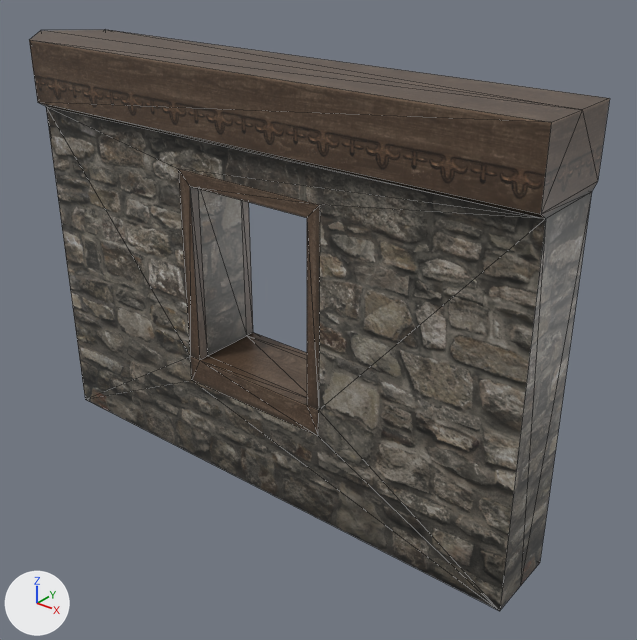
An edit to the COLLADA model run directory/Data/Walls/House_Stone_Wall_Window_Upper.dae, drawn before and after from the same camera.
Rendered twice from a 50 mm lens placed at (0.0169, -0.0416, 0.0395), pointed at (-0.0178, 0.0018, 0.0126). Lighting does not change. The marker at lower left points along +X, +Y and +Z. Mesh edges are drawn as thin lines.

Script lines for the objects in view, before the commit:
```python
me_stonewindow_uppermesh = bpy.data.meshes.new('StoneWindow_UpperMesh')
me_stonewindow_uppermesh.from_pydata(...)  # 52 vertices, 104 faces; spans x -0.0434..0.0, y -0.0034..0.0034, z -0.0006..0.03
me_stonewindow_uppermesh.materials.append(mat_stonewall)  # picture img_stonewall_jpg
ob_stonewindow_upper = bpy.data.objects.new('StoneWindow_Upper', me_stonewindow_uppermesh)
ob_stonewindow_upper.location = (0.0, 0.0, 0.0)
```
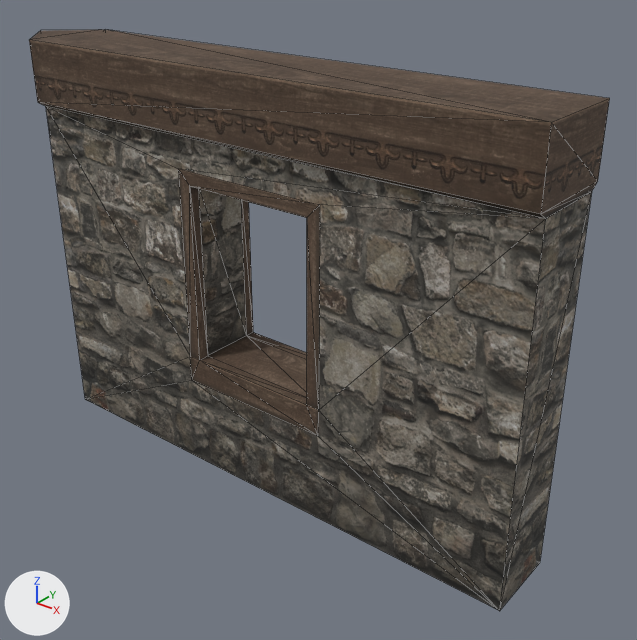
Boxes [x1, y1, x2, y2] around the edits, measured in the pictures (637 x 640 px; the box of a moved part takes in the faces that stretch with it):
part 1 of me_stonewindow_uppermesh, moved or reshaped: [30, 30, 610, 610] in both
part 2 of me_stonewindow_uppermesh, surface changed: [46, 106, 546, 611] in both

What changed in the scene script:
```text
Add mat_wallmat:
    mat_wallmat = principled_material('wallMat')
    mat_wallmat.texture = img_stonewall_jpg
    mat_wallmat.roughness = 0.84
Change me_stonewindow_uppermesh:
    used by ob_stonewindow_upper; location = (0.0, 0.0, 0.0)
    remove me_stonewindow_uppermesh.from_pydata(...)  # 52 vertices, 104 faces; spans x -0.0434..0.0, y -0.0034..0.0034, z -0.0006..0.03
    remove me_stonewindow_uppermesh.materials.append(mat_stonewall)  # picture img_stonewall_jpg
    add me_stonewindow_uppermesh.from_pydata(...)  # 50 vertices, 100 faces; spans x -0.0434..0.0, y -0.0034..0.0034, z -0.0006..0.03
    me_stonewindow_uppermesh part 1
    2 vertices are removed from x 0.0, y 0.0, z 0.0..0.03
    12 faces are deleted
    8 new faces join them
    me_stonewindow_uppermesh part 2: 24 kept faces spanning x -0.0428..0.0, y -0.0029..0.0028, z 0.0..0.0252 get new texture (UV) coordinates
    add me_stonewindow_uppermesh.materials.append(mat_wallmat)  # picture img_stonewall_jpg
```
